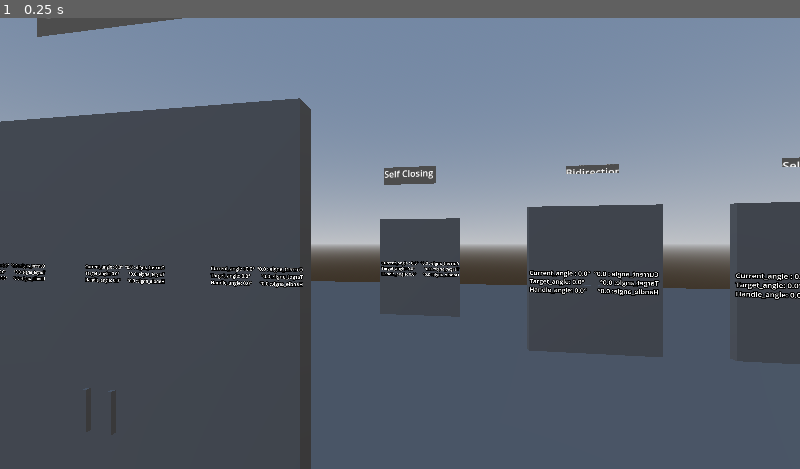
Above: before the commit, frame 1.
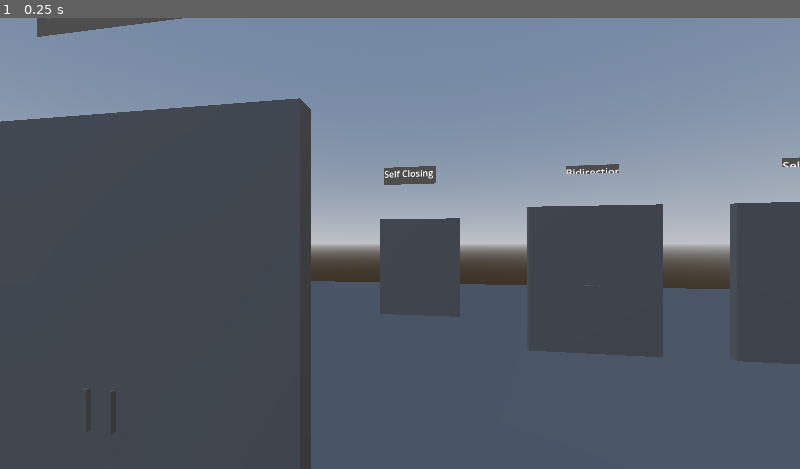
Above: after the commit, the same moment.

Repository: simancas-es/demo-godot-vr
Game: Godot game, scene res://XR/zones_xr/zone_xr_door_demos.tscn
The game is run twice, just before and just after one commit, with the same random seed, the same clock (stepped at 60 frames per second) and the same inputs. This scene is started directly instead of the project's main scene. Sound files missing from this copy of the repository are replaced by a short silence.
Inputs:
- Up to frame 1 (0.25 s): no input

The runs differ from the first frame. In frame 1, 1.7% of the frame differs, in the area x 0-100%, y 53-63%.

Commit message:
XR: improvement for door module

Diff:
--- a/XR/scenes/doors/debug_label.gd
+++ b/XR/scenes/doors/debug_label.gd
@@ -11,3 +11,7 @@
 	self.text = "Current_angle : %0.1f°\nTarget_angle: %0.1f°\nHandle_angle: %0.1f°" % [rad_to_deg(door._current_angle),
 																						 rad_to_deg(door._target_angle),
 																						rad_to_deg(door._handle_rotation_rad)]
+
+func set_debug(enable) -> void:
+	set_process(enable)
+	self.visible = enable
--- a/XR/scenes/doors/hinged_door.tscn
+++ b/XR/scenes/doors/hinged_door.tscn
@@ -5,13 +5,13 @@
 [ext_resource type="Script" uid="uid://jc0js3dq6nue" path="res://XR/scenes/doors/hinged_door_body.gd" id="2_3impf"]
 [ext_resource type="PackedScene" uid="uid://ddym7kilhtyq2" path="res://XR/scenes/doors/fixed_hand_right.tscn" id="3_fkh8a"]
 [ext_resource type="PackedScene" uid="uid://bok2ywfo8jipb" path="res://XR/scenes/doors/fixed_hand_left.tscn" id="4_nysu4"]
-[ext_resource type="AudioStream" uid="uid://c856lopbs7enk" path="res://assets/audio/freesound.org/12738__leady__door-handle-turn.mp3" id="5"]
+[ext_resource type="AudioStream" uid="uid://dhl4q7uuxofen" path="res://assets/audio/freesound.org/12738__leady__door-handle-turn.mp3" id="5"]
 [ext_resource type="Script" uid="uid://c3c4tr2cpwvtn" path="res://XR/scenes/doors/door_sounds.gd" id="6"]
 [ext_resource type="Script" uid="uid://ddqprfdnejyt4" path="res://XR/scenes/doors/debug_label.gd" id="6_dy50l"]
-[ext_resource type="AudioStream" uid="uid://bp4oxgcnwsdt7" path="res://assets/audio/freesound.org/431118__inspectorj__door-front-closing-a.mp3" id="7"]
+[ext_resource type="AudioStream" uid="uid://dwfqxn4ysxa7c" path="res://assets/audio/freesound.org/431118__inspectorj__door-front-closing-a.mp3" id="7"]
 
 [sub_resource type="BoxShape3D" id="1"]
-size = Vector3(1, 2.4, 0.1)
+size = Vector3(1, 2, 0.1)
 
 [sub_resource type="BoxMesh" id="2"]
 size = Vector3(1, 2.4, 0.1)
--- a/XR/scenes/doors/hinged_door_api.gd
+++ b/XR/scenes/doors/hinged_door_api.gd
@@ -8,7 +8,6 @@
 ##     This script exposes the public API for hinged doors. It contains all the
 ##     configuration parameters and the public signals the door can emit.
 ##
-
 
 ## Minimum angle the door can swing to (0 is closed). Towards the front, hinge left, handle right
 @export var door_minimum_angle := -90.0 # (float, -180.0, 180.0, 1.0)
@@ -27,3 +26,26 @@
 
 ## Unsigned door angle to latch the door
 @export var latch_angle := 3.0 # (float, 0.0, 180.0, 1.0)
+
+@export var latch_at_angle : Array[float] = []
+
+@export var debug_label : bool = false
+const DebugLabelClass := preload("uid://ddqprfdnejyt4")
+
+func _ready() -> void:
+	var labels := find_all_debug_labels(self)
+	for label in labels:
+		label.set_debug(debug_label)
+
+static func find_all_debug_labels(root: Node) -> Array[DebugLabelClass]:
+	var result := [] as Array[DebugLabelClass]
+	_collect_debug_labels(root, result)
+	return result
+
+
+static func _collect_debug_labels(node: Node, result: Array):
+	if node.get_script() == DebugLabelClass:
+		result.append(node)
+
+	for child in node.get_children():
+		_collect_debug_labels(child, result)
--- a/XR/scenes/doors/hinged_door_body.gd
+++ b/XR/scenes/doors/hinged_door_body.gd
@@ -120,6 +120,12 @@
 		if parent.latch_on_close and (abs(_current_angle) < 0.02):
 			latch_door()
 			reset_door()
+
+		if not parent.latch_at_angle.is_empty():
+			for angle in parent.latch_at_angle:
+				if abs(_current_angle - deg_to_rad(angle)) < 0.02:
+					latch_door()
+
 
 func _on_handle_grabbed(_pickable):
 	_handle_grabbed = true
--- /dev/null
+++ b/XR/scenes/doors/parts/door_handle_grab.tscn
@@ -0,0 +1,38 @@
+[gd_scene load_steps=4 format=3 uid="uid://b2a7ff8mk0fi8"]
+
+[ext_resource type="Script" uid="uid://bijfwo0eovvp7" path="res://XR/scenes/doors/door_handle_grab.gd" id="1_qjeej"]
+
+[sub_resource type="BoxShape3D" id="BoxShape3D_ogaye"]
+size = Vector3(0.1, 0.1, 0.3)
+
+[sub_resource type="BoxMesh" id="BoxMesh_ogaye"]
+size = Vector3(0.1, 0.1, 0.1)
+
+[node name="DoorHandleGrab" type="RigidBody3D" node_paths=PackedStringArray("pick_01", "pick_02", "pick_01_hand_right", "pick_01_hand_left", "pick_02_hand_right", "pick_02_hand_left")]
+collision_layer = 1073741824
+collision_mask = 0
+mass = 0.001
+gravity_scale = 0.0
+sleeping = true
+lock_rotation = true
+freeze = true
+script = ExtResource("1_qjeej")
+snap_distance = 0.6
+pick_01 = NodePath("")
+pick_02 = NodePath("")
+pick_01_hand_right = NodePath("")
+pick_01_hand_left = NodePath("")
+pick_02_hand_right = NodePath("")
+pick_02_hand_left = NodePath("")
+picked_up_layer = 2147483648
+picked_by_exclude = "beltsnap"
+
+[node name="CollisionShape3D" type="CollisionShape3D" parent="."]
+transform = Transform3D(1, 0, 0, 0, 1, 0, 0, 0, 1, -0.0438764, 0.0958737, -0.0109467)
+shape = SubResource("BoxShape3D_ogaye")
+debug_color = Color(1, 0.25882354, 0.4, 1)
+
+[node name="MeshInstance3D" type="MeshInstance3D" parent="."]
+transform = Transform3D(1, 0, 0, 0, 1, 0, 0, 0, 1, 0, 0.0977987, 0.0287403)
+visible = false
+mesh = SubResource("BoxMesh_ogaye")
